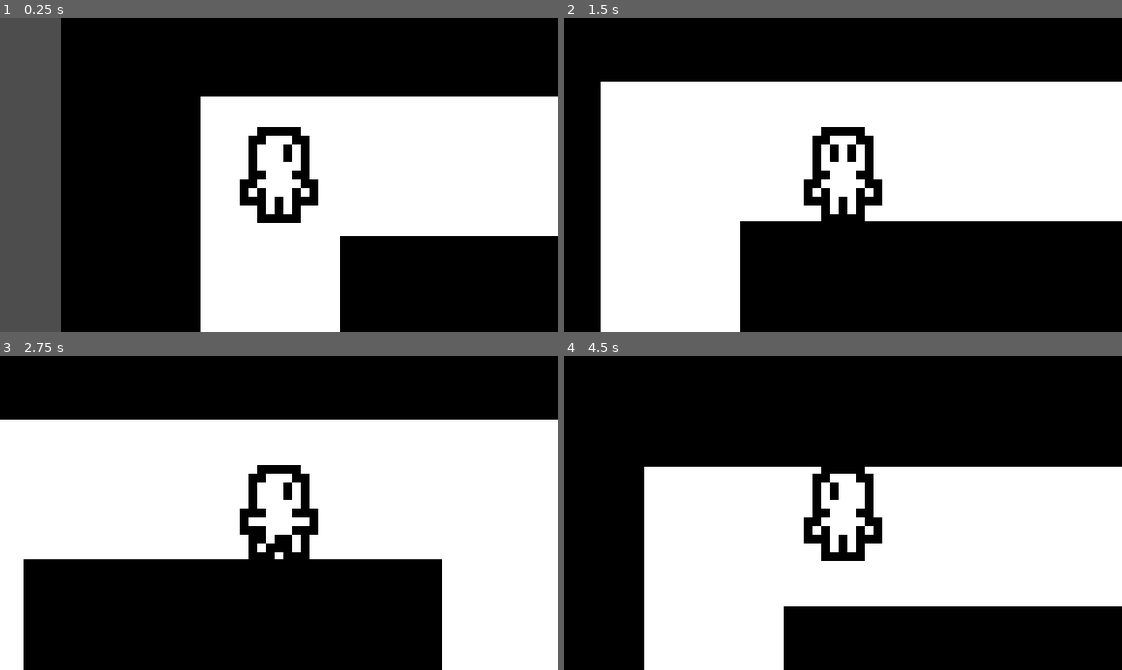
Above: before the commit, frames 1-4 (two rows, left to right).
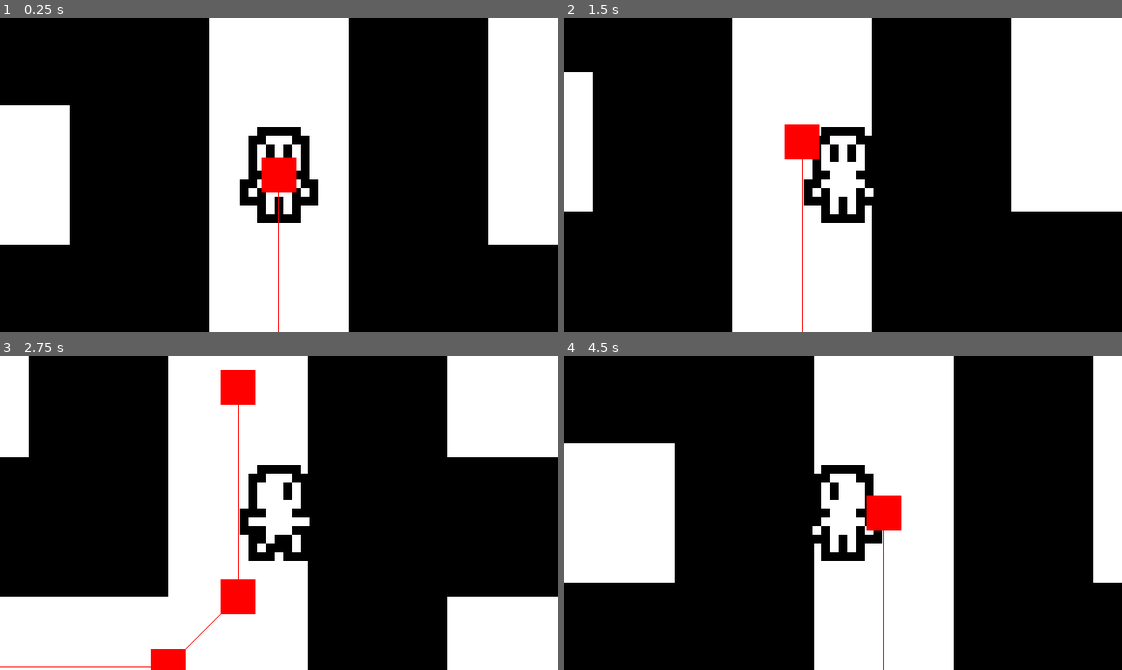
Above: after the commit, the same moments.

Repository: CasBogart/MINOTAUR
Game: Godot game, scene res://src/labyrinth.tscn
The game is run twice, just before and just after one commit, with the same random seed, the same clock (stepped at 60 frames per second) and the same inputs. The project has no main scene, so this scene is started directly.
Inputs:
- Up to frame 1 (0.25 s): no input
- Up to frame 2 (1.5 s): tap Enter at 0.5 s; hold D (move_right) 0.53-1.28 s; hold S (move_down) from 1.28 s (still down)
- Up to frame 3 (2.75 s): release S (move_down) at 2.03 s; hold D (move_right) from 2.03 s (still down)
- Up to frame 4 (4.5 s): release D (move_right) at 2.78 s; hold W (move_up) 2.78-3.53 s; hold A (move_left) from 3.53 s (still down)

The runs differ from the first frame. In frame 1, 35% of the frame differs, in the area x 0-100%, y 0-100%; in frame 2, 51%; in frame 3, 58%; in frame 4, 51%.

Commit message:
globals + navigation started
also minotaur png yippee

Diff:
--- a/common/aster/aster.gd
+++ b/common/aster/aster.gd
@@ -4,6 +4,11 @@
 
 # i just made some bullshittttt
 # im not making a state machine rn just trust that i can do it lmao
+
+func _ready() -> void:
+	animated_sprite.play("walkforward")
+	animated_sprite.set_frame(1)
+	self.add_to_group("minotarget")
 
 func _process(_delta: float) -> void:
 	if Input.is_action_pressed("move_right"):
@@ -21,11 +26,11 @@
 	else:
 		animated_sprite.set_frame(1)
 
-func _physics_process(_delta: float) -> void:
+func _physics_process(delta: float) -> void:
 	var input_dir = Input.get_vector("move_left", "move_right", "move_up", "move_down").normalized()
 
 	if input_dir:
-		velocity = input_dir * 25
+		velocity = input_dir * 1150 * delta
 	else:
 		velocity = Vector2(0, 0)
 
--- a/common/aster/aster.tscn
+++ b/common/aster/aster.tscn
@@ -109,8 +109,8 @@
 "speed": 6.0
 }]
 
-[node name="Aster" type="CharacterBody2D" unique_id=1215084856]
-collision_mask = 4
+[node name="Aster" type="CharacterBody2D" unique_id=1215084856 groups=["minotarget"]]
+collision_mask = 12
 script = ExtResource("1_lwfef")
 
 [node name="CollisionShape2D" type="CollisionShape2D" parent="." unique_id=645203980]
--- /dev/null
+++ b/common/minotaur/minotaur.gd
@@ -0,0 +1,26 @@
+extends CharacterBody2D
+
+# tutorial for navagents by MostlyMadProductions on YT
+# FUCKKKKKK I MIGHT HAVE TO DO A STATE MACHINE UGHHHHHHHHHH
+
+@onready var nav_agent: NavigationAgent2D = $NavigationAgent2D
+
+func _ready() -> void:
+	nav_agent.target_position = get_tree().get_first_node_in_group("minotarget").position
+
+func _physics_process(delta: float) -> void:
+	if !nav_agent.is_target_reached():
+		var nav_point_direction = to_local(nav_agent.get_next_path_position()).normalized()
+		velocity = nav_point_direction * 1000 * delta
+
+		move_and_slide()
+
+func wander():
+	pass
+
+func search_area():
+	pass
+
+func pursue():
+	pass
+	#nav_agent.target_position = get_tree().get_first_node_in_group("minotarget").position
--- /dev/null
+++ b/common/minotaur/minotaur.tscn
@@ -0,0 +1,29 @@
+[gd_scene format=3 uid="uid://cskeobi1svig4"]
+
+[ext_resource type="Texture2D" uid="uid://cuah1hw5303qd" path="res://common/minotaur/minotaur.png" id="1_7tlxx"]
+[ext_resource type="Script" uid="uid://db1iusrigr0mt" path="res://common/minotaur/minotaur.gd" id="1_xgclo"]
+
+[sub_resource type="CapsuleShape2D" id="CapsuleShape2D_xgclo"]
+radius = 3.0
+height = 10.0
+
+[node name="Minotaur" type="CharacterBody2D" unique_id=1049601149]
+collision_layer = 8
+collision_mask = 5
+script = ExtResource("1_xgclo")
+
+[node name="CollisionShape2D" type="CollisionShape2D" parent="." unique_id=855484312]
+shape = SubResource("CapsuleShape2D_xgclo")
+
+[node name="Sprite2D" type="Sprite2D" parent="." unique_id=1592149674]
+texture = ExtResource("1_7tlxx")
+
+[node name="NavigationAgent2D" type="NavigationAgent2D" parent="." unique_id=1302296990]
+path_desired_distance = 1.0
+target_desired_distance = 1.0
+navigation_layers = 4
+path_postprocessing = 1
+simplify_path = true
+debug_enabled = true
+debug_use_custom = true
+debug_path_custom_color = Color(1, 0, 0, 1)
--- /dev/null
+++ b/global/flags.gd
@@ -0,0 +1 @@
+extends Node
--- /dev/null
+++ b/global/signalbus.gd
@@ -0,0 +1 @@
+extends Node
--- a/project.godot
+++ b/project.godot
@@ -28,6 +28,10 @@
 window/size/viewport_height=360
 window/size/mode=3
 
+[global_group]
+
+minotarget="get his ass"
+
 [input]
 
 move_up={
@@ -56,6 +60,8 @@
 2d_physics/layer_1="player"
 2d_physics/layer_2="maze"
 2d_physics/layer_3="wall"
+2d_navigation/layer_3="maze"
+2d_physics/layer_4="minotaur"
 
 [physics]
 
@@ -65,3 +71,4 @@
 
 textures/canvas_textures/default_texture_filter=0
 rendering_device/driver.windows="d3d12"
+environment/defaults/default_clear_color=Color(0, 0, 0, 1)
--- a/src/labyrinth.gd
+++ b/src/labyrinth.gd
@@ -8,15 +8,18 @@
 @onready var size: int = 51
 
 var aster = preload("res://common/aster/aster.tscn")
+var minotaur = preload("res://common/minotaur/minotaur.tscn")
 
-func player_inst(pos):
-	var asterinst = aster.instantiate()
-	asterinst.position = pos
-	add_child(asterinst)
+func inst(pos: Vector2, object: Resource):
+	var instance = object.instantiate()
+	instance.position = pos
+	add_child(instance)
 
 func _ready() -> void:
 	generate()
-	player_inst(Vector2(floor(size / 2), floor(size / 2)))
+	# no idea if this is actually centered on the tile but idc at this point
+	inst(Vector2((floor(size / 2) * 10) - 2, (floor(size / 2) * 10) - 2), aster)
+	inst(Vector2(150, 150), minotaur)
 
 func generate() -> labyrinth:
 	var map: Array = initialize_maze()
--- a/src/labyrinth.tscn
+++ b/src/labyrinth.tscn
@@ -9,6 +9,12 @@
 [sub_resource type="PhysicsMaterial" id="PhysicsMaterial_e2clf"]
 resource_name = "Floor"
 
+[sub_resource type="NavigationPolygon" id="NavigationPolygon_bnp2g"]
+vertices = PackedVector2Array(8, 8, -8, 8, -8, -8, 8, -8)
+polygons = Array[PackedInt32Array]([PackedInt32Array(0, 1, 2, 3)])
+outlines = Array[PackedVector2Array]([PackedVector2Array(-8, -8, 8, -8, 8, 8, -8, 8)])
+agent_radius = 0.0
+
 [sub_resource type="TileSetAtlasSource" id="TileSetAtlasSource_e2clf"]
 texture = ExtResource("1_bnp2g")
 0:0/0 = 0
@@ -16,6 +22,7 @@
 1:0/0 = 0
 2:0/0 = 0
 2:0/0/physics_layer_1/polygon_0/points = PackedVector2Array(-8, -8, 8, -8, 8, 8, -8, 8)
+2:0/0/navigation_layer_0/polygon = SubResource("NavigationPolygon_bnp2g")
 
 [sub_resource type="TileSet" id="TileSet_ilt5k"]
 physics_layer_0/collision_layer = 4
@@ -23,6 +30,7 @@
 physics_layer_1/collision_layer = 2
 physics_layer_1/collision_mask = 0
 physics_layer_1/physics_material = SubResource("PhysicsMaterial_e2clf")
+navigation_layer_0/layers = 4
 sources/0 = SubResource("TileSetAtlasSource_e2clf")
 
 [node name="Labyrinth" type="TileMapLayer" unique_id=800161411]
Not shown, added: common/minotaur/minotaur.gd.uid
Binary file added: common/minotaur/minotaur.png
Not shown, added: common/minotaur/minotaur.png.import
Not shown, added: global/flags.gd.uid
Not shown, added: global/signalbus.gd.uid
Not shown, changed: README.md
